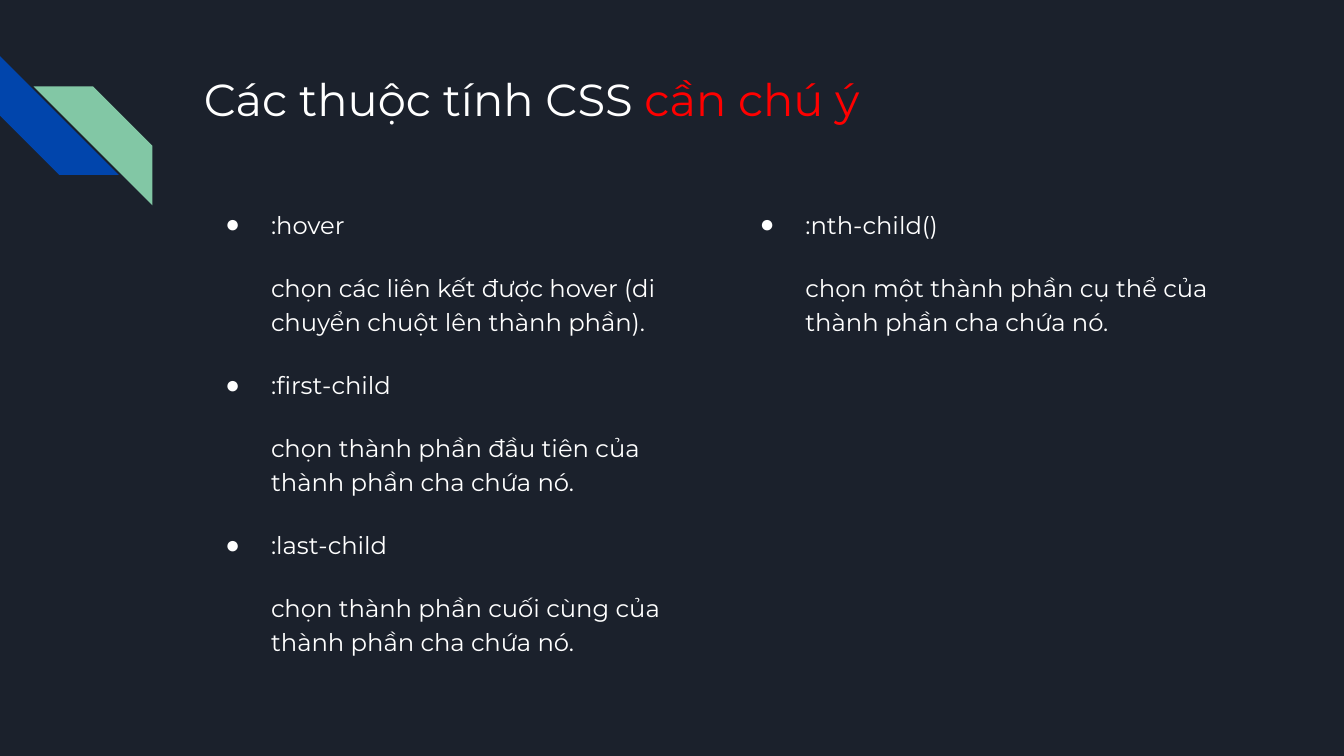
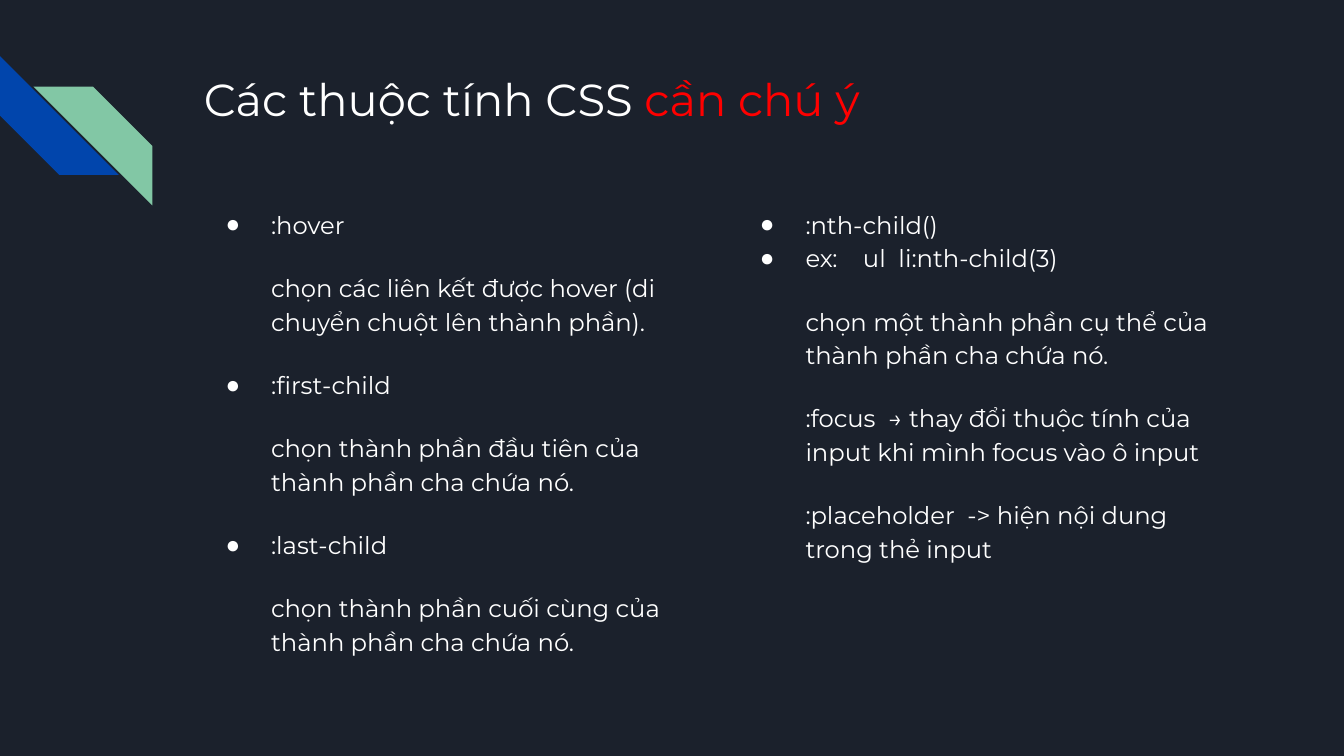
Before and after one commit to ngoctoandhv/Suntech_FE, a slide deck: slide 8 of 03.Slide/lesson2.CSS part1.pptx. Drawn at 1344x756 pixels with LibreOffice and Linux fonts; fonts in the diff are those of the drawing. Boxes give left, top, right and bottom in pixels: in the first picture for what was removed or moved away, otherwise in the second. Text is boxed around its words. In the diff, an @@ line names an element or a change of style, - is before the commit and + after.

```diff
--- a/03.Slide/lesson2.CSS part1.pptx
+++ b/03.Slide/lesson2.CSS part1.pptx
@@ text at bbox=[806, 249, 1057, 272]: paragraph added @@
+● ex: ul li:nth-child(3)
@@ text at bbox=[806, 407, 1199, 563]: paragraphs added @@
+:focus → thay đổi thuộc tính của input khi mình focus vào ô input
+:placeholder -> hiện nội dung trong thẻ input
```
Also in this commit, not shown: 1 other slide changed, 1 slide added, 14 other files.
